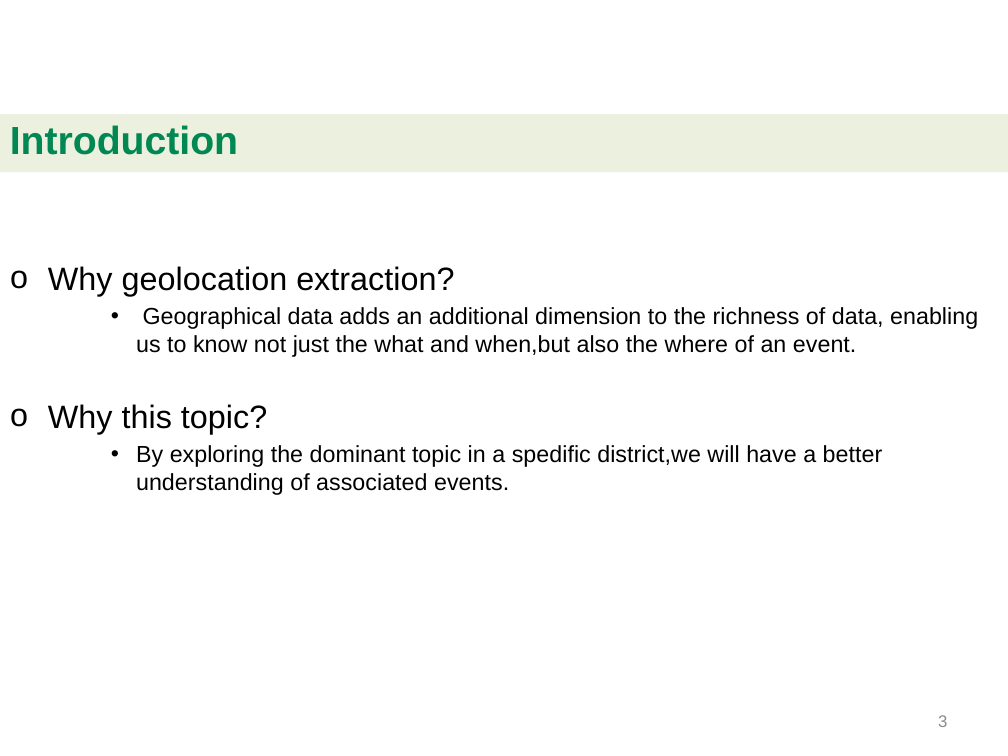
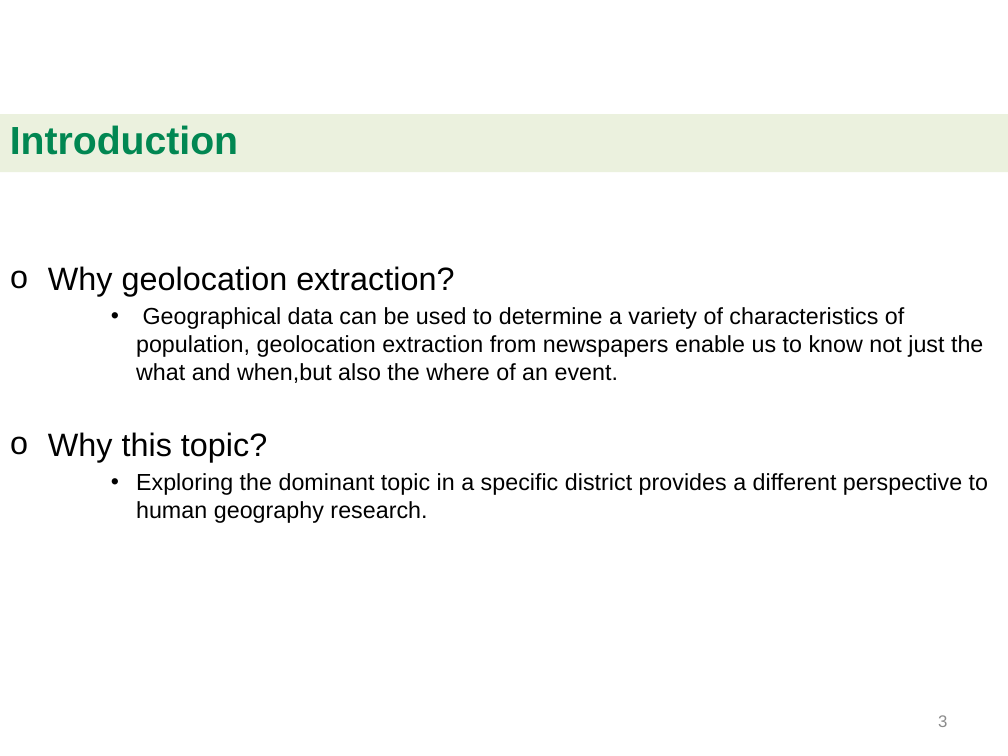
Before and after one commit to beedabug/BigDataProject, a slide deck: slide 3 of bigdata_project_demo.pptx. Drawn at 1008x756 pixels with LibreOffice and Linux fonts; fonts in the diff are those of the drawing; background and template pictures are left out. Boxes give left, top, right and bottom in pixels: in the first picture for what was removed or moved away, otherwise in the second. Text is boxed around its words. In the diff, an @@ line names an element or a change of style, - is before the commit and + after.

```diff
--- a/bigdata_project_demo.pptx
+++ b/bigdata_project_demo.pptx
@@ text at [136, 307, 983, 383]: text changed @@
-    • Geographical data adds an additional dimension to the richness of data, enabling us to know not just the what and when,but also the where of an event.
+    • Geographical data can be used to determine a variety of characteristics of population, geolocation extraction from newspapers enable us to know not just the what and when,but also the where of an event.
@@ text at [136, 473, 988, 495]: text changed @@
-    • By exploring the dominant topic in a spedific district,we will have a better understanding of associated events.
+    • Exploring the dominant topic in a specific district provides a different perspective to human geography research.
```
Also in this commit, not shown: 7 other slides changed, 1 slide added, 1 slide removed, 1 other file.
